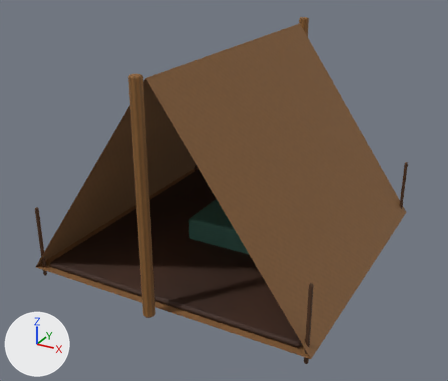
What one commit did to the glTF model dist/assets/tent.glb.
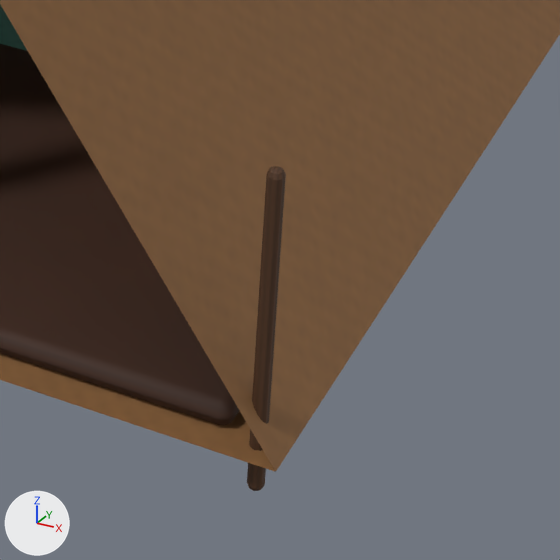
The first picture shows the older version from a 50 mm camera at (2.27, -4.36, 2.61) aimed at (-0.03, -0.17, 0.52). The close-ups show the older and then the newer version on the part from 54% to 85% of the width and 63% to 100% of the height of that picture. Only the edits that show in the close-ups are written down. Lighting does not change. The marker at lower left points along +X, +Y and +Z.

The first close-up shows 'canvas_tent', 'groundsheet', 'guyrope.002' and 1 more.
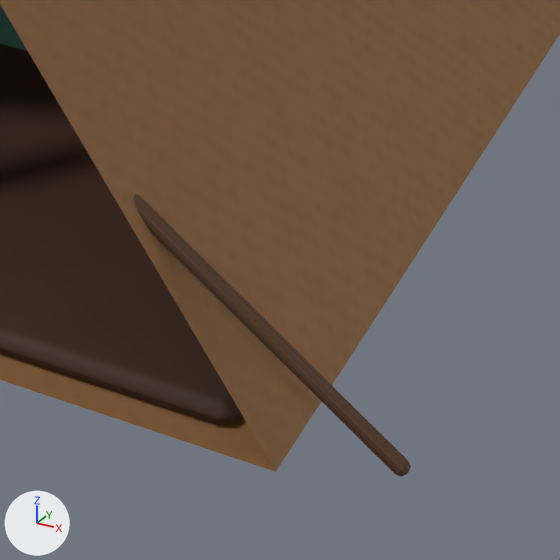
Edits to the bpy script that builds the scene:
```text
Change ob_guyrope_002:
    ob_guyrope_002.rotation_euler: (0.0, 0.0, 0.0) -> (2.195, 0.0, 1.571)  # degrees (0, 0, 0) -> degrees (126, 0, 90)
```

Where the change shows, as pixel boxes (x1, y1, x2, y2) in the close-ups (560 x 560 px):
'guyrope.002', turned
    before: (247, 166, 286, 491)
    after: (133, 194, 411, 477)
